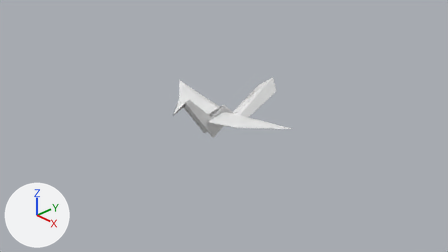
The Blender file blender/crane.blend, before and after one commit.
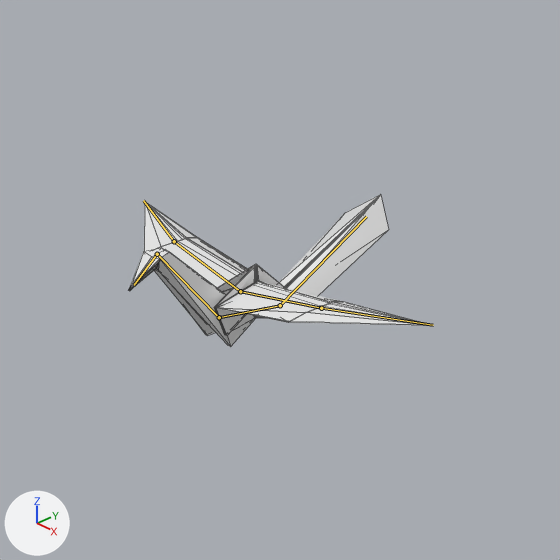
Each version is shown from the file's camera 'Camera', then close up on the part from 27% to 77% of the width and 0% to 88% of the height. Every picture has the same lights, and +X, +Y and +Z are marked at lower left. The bones that bend it are drawn over the model as lines in the close-ups. The close-ups show mesh edges as thin lines.

Names of what the first close-up shows: 'crane'.
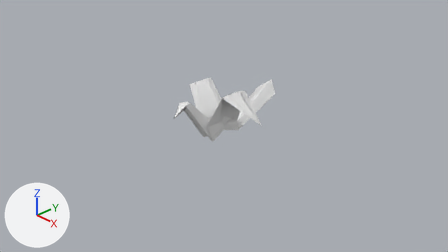
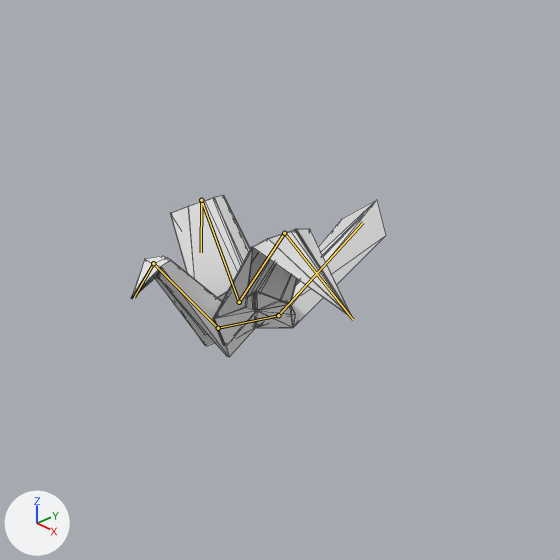
The newer file adds an action. The first version stands in its rest pose; the second is drawn at frame 10 of the action 'flap-cycle'.

What differs and where, as boxes (x1, y1, x2, y2) in the close-ups (560 x 560 px):
```json
{"object": "crane", "change": "posed", "before": [129, 194, 432, 347], "after": [131, 195, 386, 357], "on screen": "16% narrower"}
{"bone": "body", "before": "(280, 305) to (219, 317)", "after": "(278, 315) to (218, 328)"}
{"bone": "neck", "before": "(219, 317) to (157, 254)", "after": "(218, 328) to (153, 263)"}
{"bone": "head", "before": "(157, 254) to (134, 285)", "after": "(153, 263) to (134, 297)"}
{"bone": "wing_l", "before": "(240, 291) to (321, 308)", "after": "(239, 302) to (284, 233)"}
{"bone": "wingtip_l", "before": "(321, 308) to (433, 325)", "after": "(284, 233) to (353, 319)"}
{"bone": "wing_r", "before": "(240, 291) to (174, 241)", "after": "(239, 302) to (201, 200)"}
{"bone": "wingtip_r", "before": "(174, 241) to (143, 200)", "after": "(201, 200) to (201, 252)"}
{"bone": "tail", "before": "(280, 305) to (366, 216)", "after": "(278, 315) to (363, 222)"}
```

The change, as JSON lines over the scene's bpy script:
```json
{"block": "bone_body", "where": "bone_body = bpy.data.objects['Armature'].pose.bones['body']"}
{"op": "set", "path": "bone_body.location", "old": "(0.0, 0.0, 0.0)", "new": "(0.0, 0.0, 0.08)"}
{"block": "bone_neck", "where": "bone_neck = bpy.data.objects['Armature'].pose.bones['neck']  # child of 'body'"}
{"op": "set", "path": "bone_neck.rotation_quaternion", "old": "(1.0, 0.0, 0.0, 0.0)", "new": "(1.0, -0.018, 0.0, 0.0)", "note": "degrees (0, 0, 0) -> degrees (-2, 0, 0)"}
{"block": "bone_head", "where": "bone_head = bpy.data.objects['Armature'].pose.bones['head']  # child of 'neck'"}
{"op": "set", "path": "bone_head.rotation_quaternion", "old": "(1.0, 0.0, 0.0, 0.0)", "new": "(0.999, 0.066, 0.0, 0.0)", "note": "degrees (0, 0, 0) -> degrees (8, 0, 0)"}
{"block": "bone_wing_l", "where": "bone_wing_l = bpy.data.objects['Armature'].pose.bones['wing_l']  # child of 'body'"}
{"op": "set", "path": "bone_wing_l.rotation_quaternion", "old": "(1.0, 0.0, 0.0, 0.0)", "new": "(0.914, 0.0, -0.019, 0.405)", "note": "degrees (0, 0, 0) -> degrees (-1, -2, 48)"}
{"block": "bone_wingtip_l", "where": "bone_wingtip_l = bpy.data.objects['Armature'].pose.bones['wingtip_l']  # child of 'wing_l'"}
{"op": "set", "path": "bone_wingtip_l.rotation_quaternion", "old": "(1.0, 0.0, 0.0, 0.0)", "new": "(0.577, 0.0, 0.318, -0.752)", "note": "degrees (0, 0, 0) -> degrees (-31, 22, -111)"}
{"block": "bone_wing_r", "where": "bone_wing_r = bpy.data.objects['Armature'].pose.bones['wing_r']  # child of 'body'"}
{"op": "set", "path": "bone_wing_r.rotation_quaternion", "old": "(1.0, 0.0, 0.0, 0.0)", "new": "(0.919, 0.0, 0.019, -0.395)", "note": "degrees (0, 0, 0) -> degrees (-1, 2, -47)"}
{"block": "bone_wingtip_r", "where": "bone_wingtip_r = bpy.data.objects['Armature'].pose.bones['wingtip_r']  # child of 'wing_r'"}
{"op": "set", "path": "bone_wingtip_r.rotation_quaternion", "old": "(1.0, 0.0, 0.0, 0.0)", "new": "(0.585, 0.0, -0.316, 0.747)", "note": "degrees (0, 0, 0) -> degrees (-30, -22, 110)"}
{"block": "bone_tail", "where": "bone_tail = bpy.data.objects['Armature'].pose.bones['tail']  # child of 'body'"}
{"op": "set", "path": "bone_tail.rotation_quaternion", "old": "(1.0, 0.0, 0.0, 0.0)", "new": "(1.0, 0.023, 0.0, 0.0)", "note": "degrees (0, 0, 0) -> degrees (3, 0, 0)"}
```
